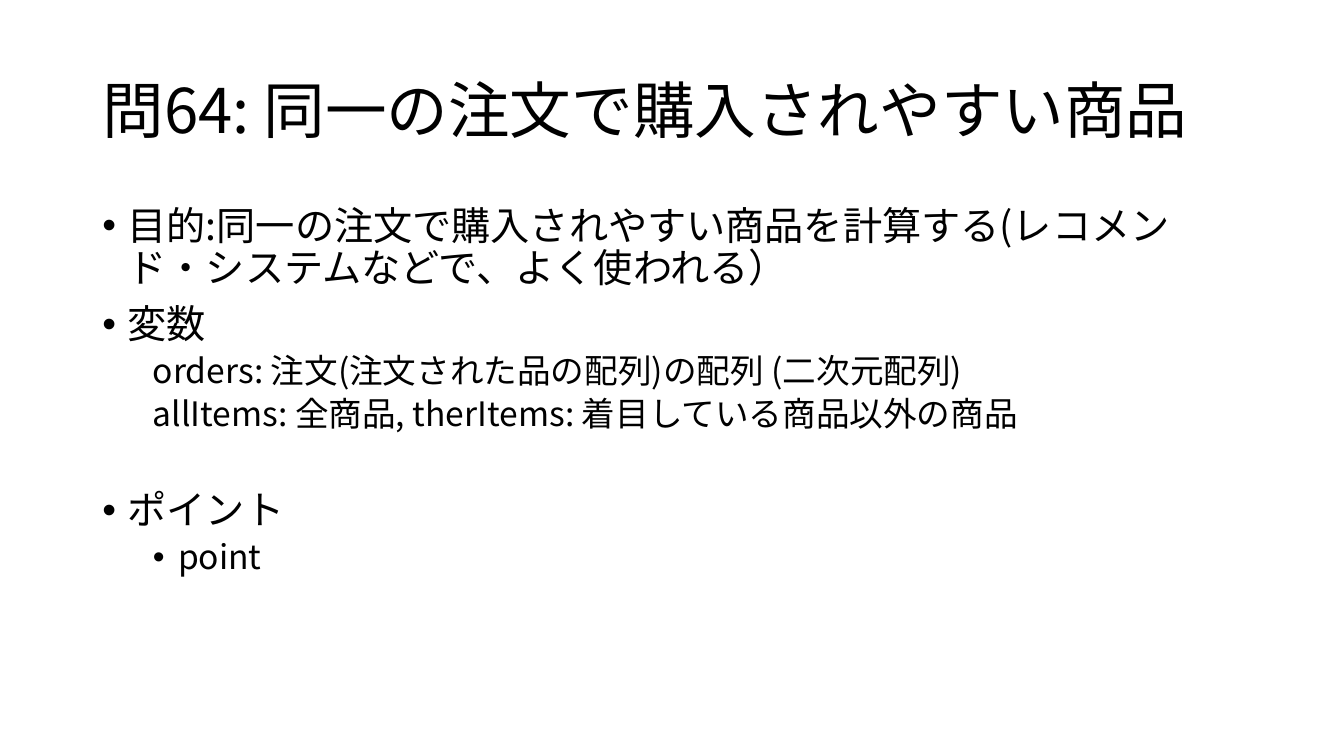
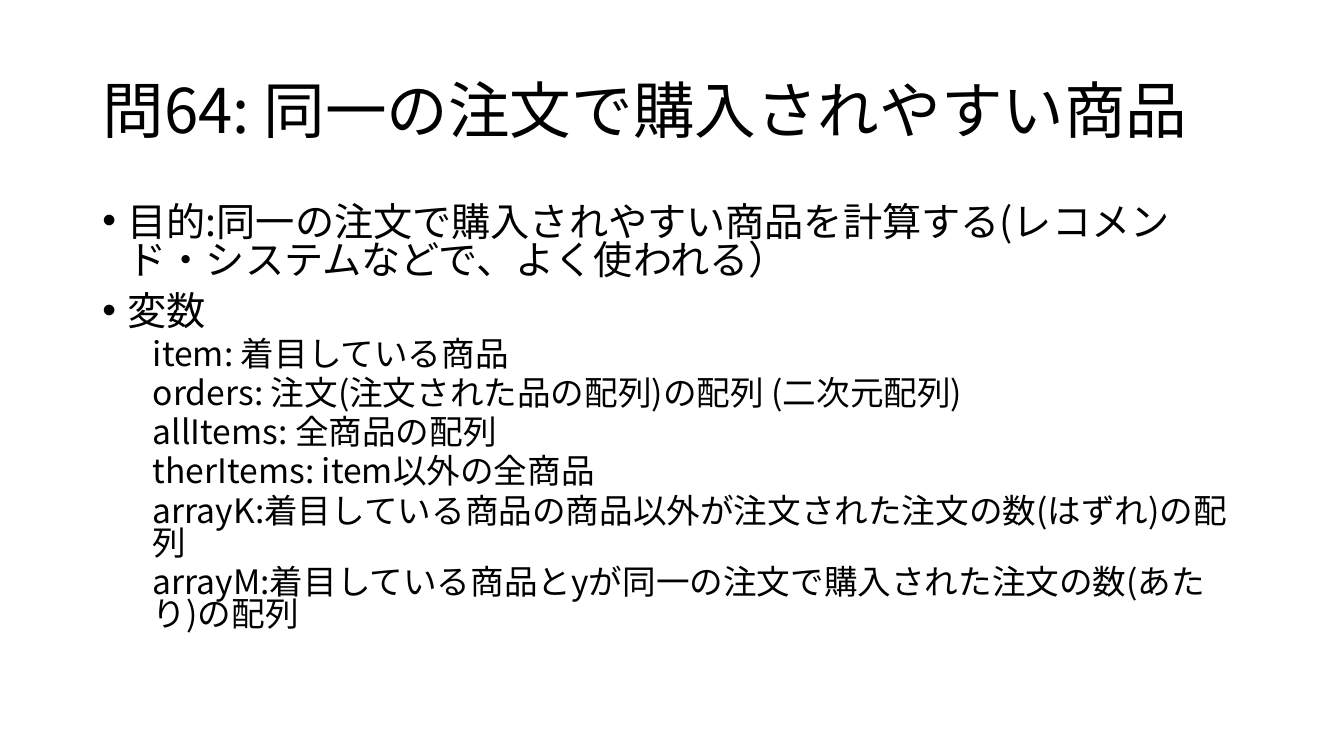
Before and after one commit to osamu377/FromZero, a slide deck: slide 6 of 問題集/問61-65.pptx. Drawn at 1344x756 pixels with LibreOffice and Linux fonts; fonts in the diff are those of the drawing. Boxes give left, top, right and bottom in pixels: in the first picture for what was removed or moved away, otherwise in the second. Text is boxed around its words. In the diff, an @@ line names an element or a change of style, - is before the commit and + after.

```diff
--- a/問題集/問61-65.pptx
+++ b/問題集/問61-65.pptx
@@ text at box(128, 203, 1170, 412): line spacing 0.9 to 0.8 @@
@@ text at box(153, 337, 509, 369): paragraph added @@
+  item: 着目している商品
@@ text at box(153, 410, 1227, 633): text changed @@
-  allItems: 全商品, therItems: 着目している商品以外の商品
-• ポイント
-  • point
+  allItems: 全商品の配列
+  therItems: item以外の全商品
+  arrayK:着目している商品の商品以外が注文された注文の数(はずれ)の配列
+  arrayM:着目している商品とyが同一の注文で購入された注文の数(あたり)の配列
```
Also in this commit, not shown: 1 other slide changed, 4 slides added, 1 other file.
